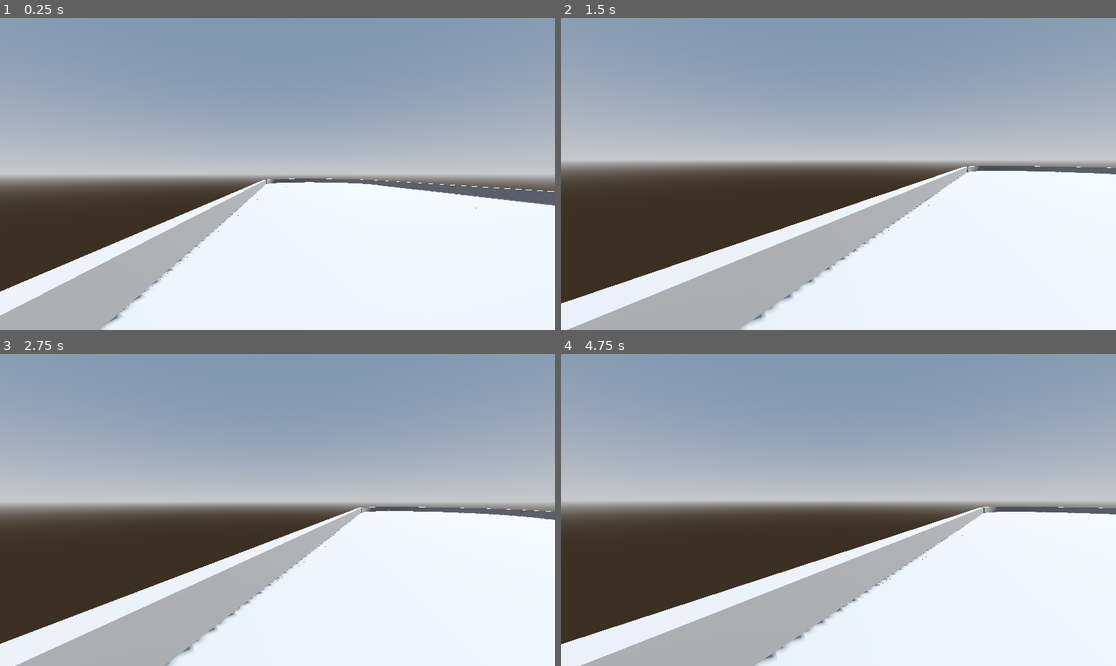
Above: before the commit, frames 1-4 (two rows, left to right).
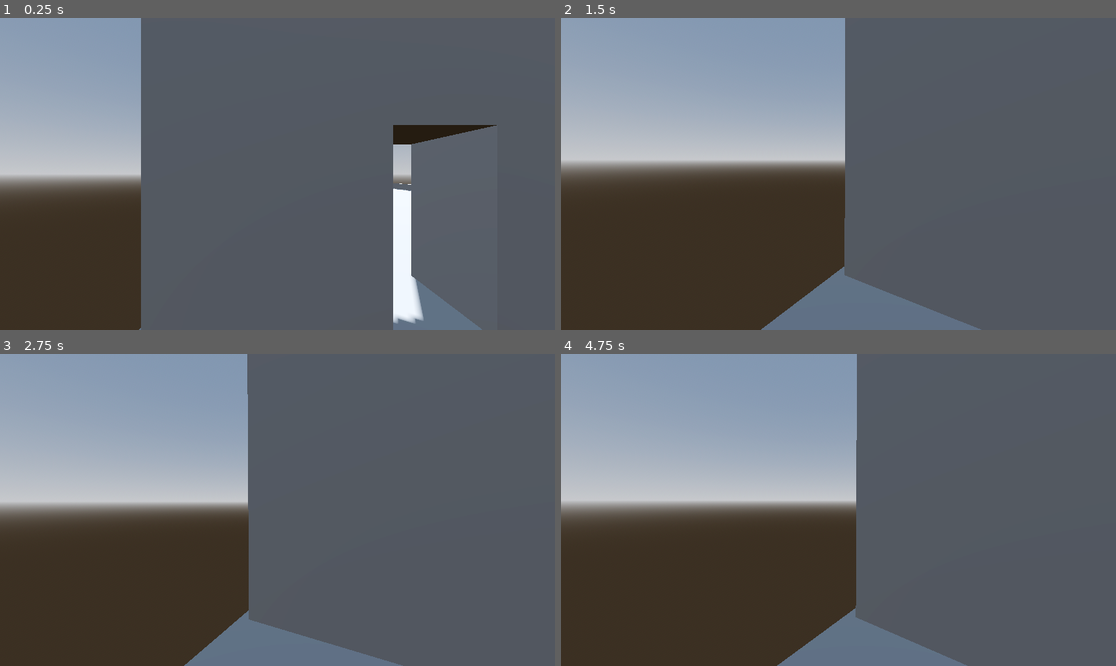
Above: after the commit, the same moments.

Repository: filloso/aps112
Game: Godot game, scene res://scenes/node_3d.tscn
Two runs of this game, one before a commit and one after it. Both use one fixed random seed, a clock stepped at 60 frames per second and the inputs below.
Inputs (mouse positions are in pixels of both pictures, inside the frame that each line leads up to):
- Up to frame 1 (0.25 s): no input
- Up to frame 2 (1.5 s): tap Enter (ui_accept) at 0.5, 0.77 s; move the mouse to (960, 158) at 0.52 s; hold Right (ui_right) 0.53-1.28 s; click (960, 158) at 0.67 s; move the mouse to (810, 174) at 1.27 s; hold Up (ui_up) from 1.28 s (still down)
- Up to frame 3 (2.75 s): keep holding Up (ui_up); tap Enter (ui_accept) at 1.52 s; move the mouse to (288, 503) at 2.02 s
- Up to frame 4 (4.75 s): keep holding Up (ui_up); tap Enter (ui_accept) at 2.75, 3.02, 3.77, 4.52 s; move the mouse to (832, 516) at 2.77 s; click (832, 516) at 2.92 s; move the mouse to (877, 513) at 3.52 s; move the mouse to (794, 506) at 4.27 s

The runs differ from the first frame. In frame 1, 77% of the frame differs, in the area x 0-100%, y 0-100%; in frame 2, 60%; in frame 3, 65%; in frame 4, 58%.

Commit message:
Machine Setup

Diff:
--- a/scenes/node_3d.tscn
+++ b/scenes/node_3d.tscn
@@ -71,7 +71,7 @@
 size = Vector3(11.31, 4, 1)
 
 [node name="Door" type="CSGBox3D" parent="CSGCombiner3D/Wall"]
-transform = Transform3D(1, 0, 0, 0, 1, 0, 0, 0, 1, -4.3, -1.1, 0)
+transform = Transform3D(1, 0, 0, 0, 1, 0, 0, 0, 1, -3.33231, -1.1, 0)
 operation = 2
 size = Vector3(0.8, 1.8, 1)
 
@@ -81,7 +81,7 @@
 size = Vector3(11.31, 0.5, 7)
 
 [node name="ProtoController" parent="." instance=ExtResource("1_rwsbk")]
-transform = Transform3D(1, 0, 0, 0, 1, 0, 0, 0, 1, -7.5, 0.0999998, -4.1)
+transform = Transform3D(1, 0, 0, 0, 1, 0, 0, 0, 1, -7.81361, 0.612553, -1.34707)
 
 [node name="Marker3D" type="Marker3D" parent="."]
 transform = Transform3D(1, 0, 0, 0, 1, 0, 0, 0, 1, -8.9, 0.4, -3.8)
@@ -89,3 +89,10 @@
 [node name="MeasuringTape3D" type="Marker3D" parent="Marker3D"]
 transform = Transform3D(1, 0, 0, 0, 1, 0, 0, 0, 1, -0.2, 0.2, -20.4)
 script = ExtResource("2_i37ya")
+
+[node name="Machines" type="CSGCombiner3D" parent="."]
+use_collision = true
+
+[node name="Rowing" type="CSGBox3D" parent="Machines"]
+transform = Transform3D(1, 0, 0, 0, 1, 0, 0, 0, 1, -7.76094, 0.679007, -5.82404)
+size = Vector3(1.93851, 0.594971, 0.625732)
